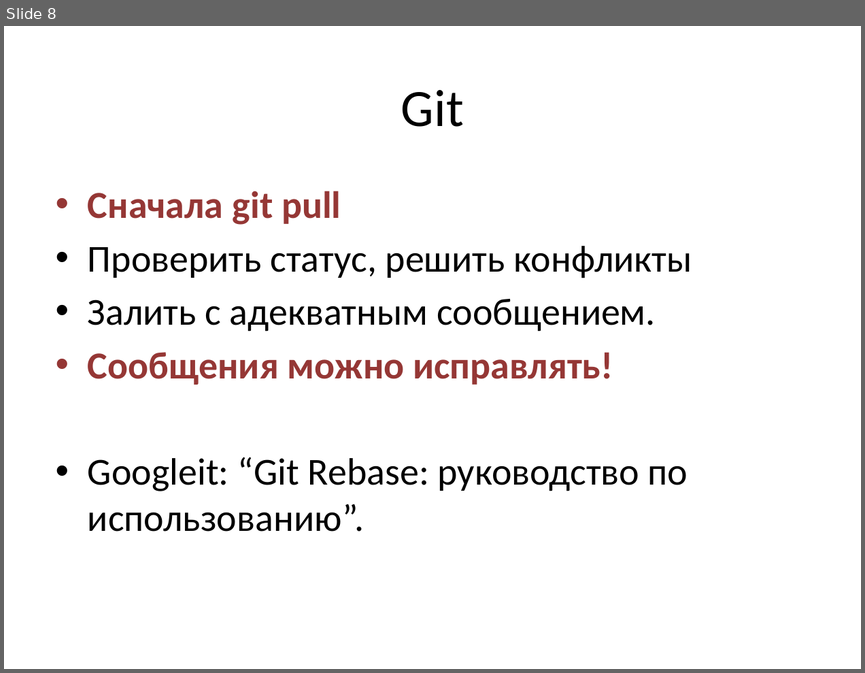
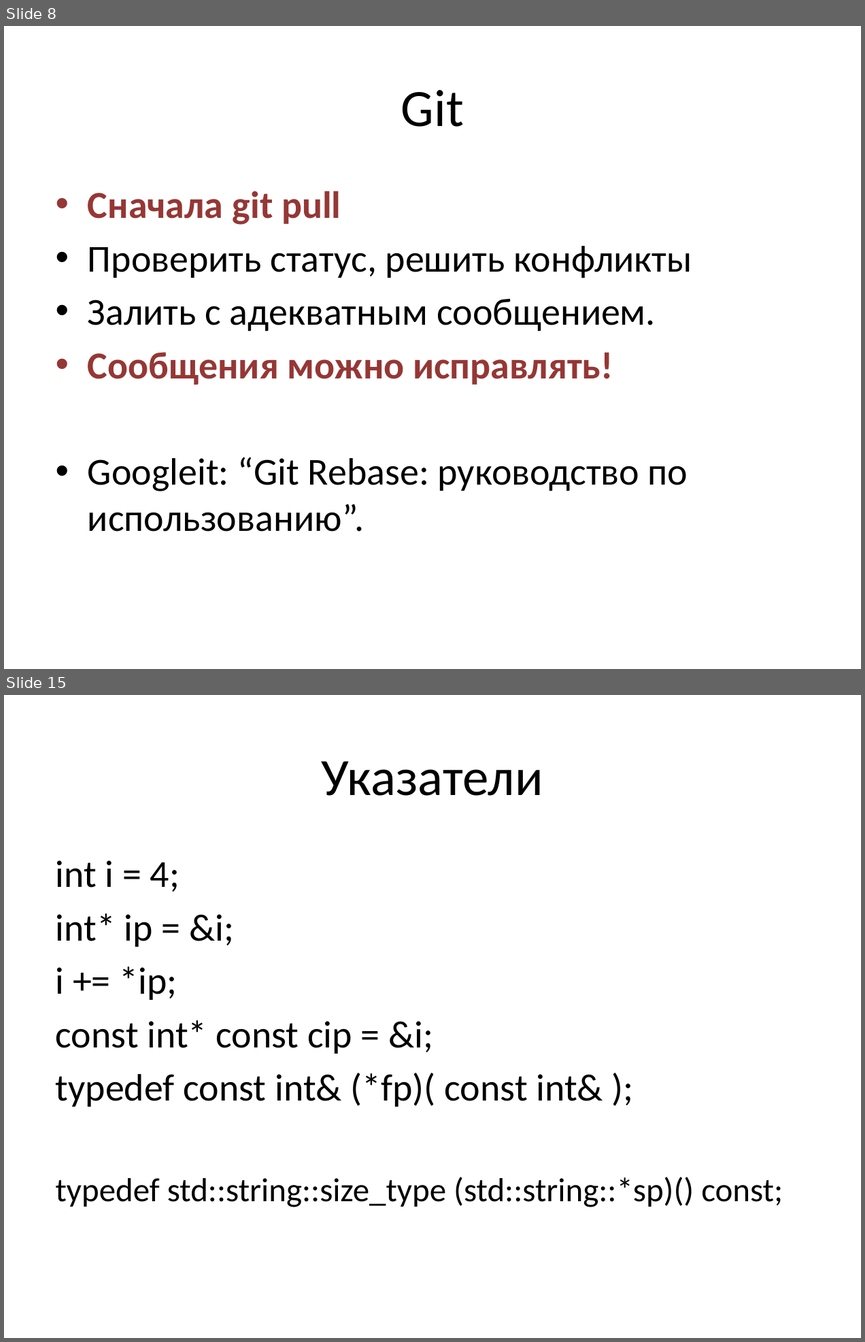
Before and after one commit to tscherkas/cpp_craft_1013, a slide deck: lections/cpp_craft_lec_1_part_1.pptx. Shown one above the other, each under a label of ours: slide 8 before the commit, slides 8 and 15 after it; the slides between them are not shown. The pictures are 865x673 and 865x1342 pixels, drawn with LibreOffice and Linux fonts; fonts in the diff are those of the drawing. Boxes give left, top, right and bottom in pixels: in the first picture for what was removed or moved away, otherwise in the second. Text is boxed around its words. In the diff, an @@ line names an element or a change of style, - is before the commit and + after.

```diff
--- a/lections/cpp_craft_lec_1_part_1.pptx
+++ b/lections/cpp_craft_lec_1_part_1.pptx
@@ slide 15 added at <box>4,695,861,1338</box>, background #FFFFFF @@
@@ title added at <box>322,761,543,796</box>, 44 pt, text #000000 @@
+Указатели
@@ text added at <box>56,860,783,1207</box>, 32 pt, text #000000 @@
+int i = 4;
+int* ip = &i;
+i += *ip;
+const int* const cip = &i;
+typedef const int& (*fp)( const int& );
+typedef std::string::size_type (std::string::*sp)() const;
```
Also in this commit, not shown: 17 other slides added.
